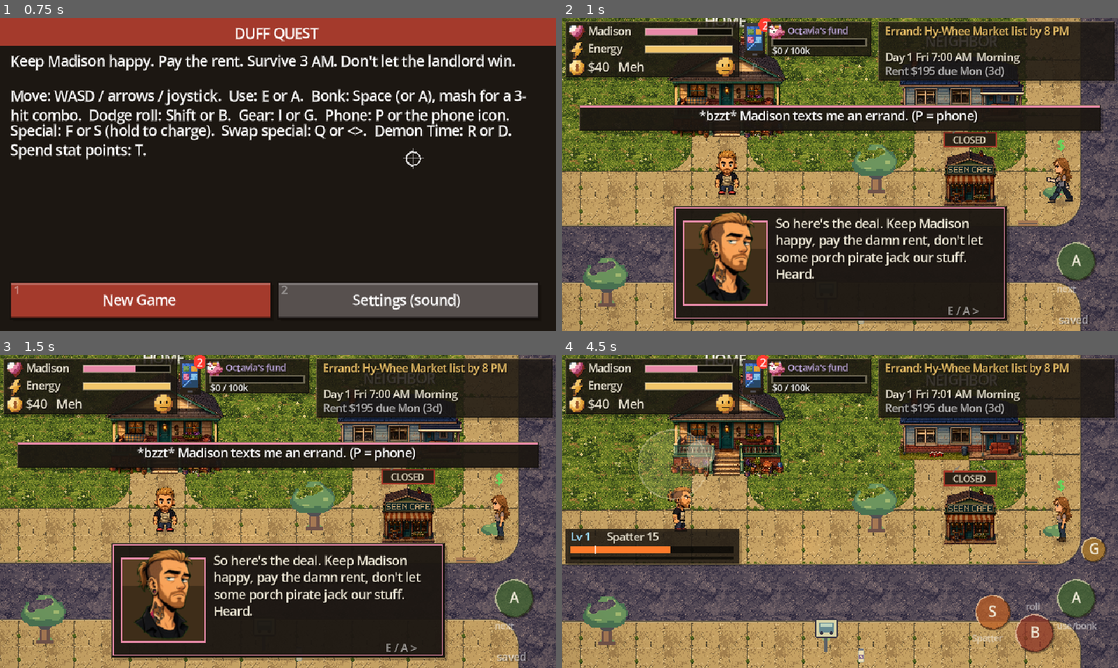
Above: before the commit, frames 1-4 (two rows, left to right).
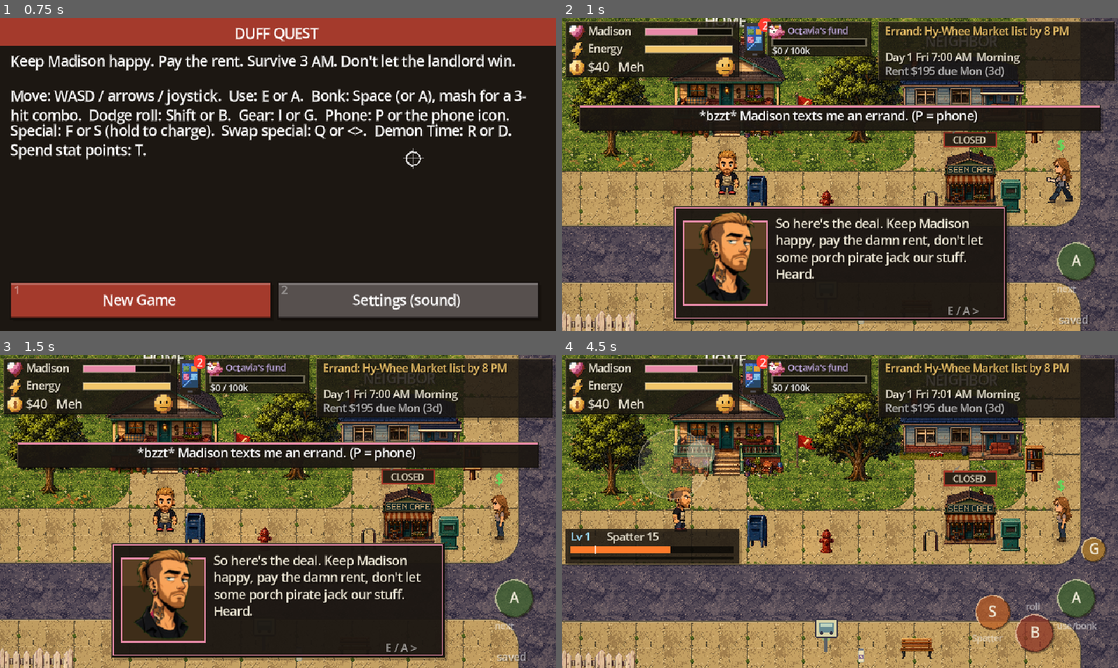
Above: after the commit, the same moments.

Repository: duffpowell-commits/duffquest
Game: Godot game, scene res://game.tscn
The game is run twice, just before and just after one commit, with the same random seed, the same clock (stepped at 60 frames per second) and the same inputs.
Inputs (mouse positions are in pixels of both pictures, inside the frame that each line leads up to):
- Up to frame 1 (0.75 s): tap Enter at 0.5 s; move the mouse to (400, 158) at 0.52 s; hold D (move_right) from 0.53 s (still down); hold E (interact) from 0.53 s (still down); click (400, 158) at 0.67 s
- Up to frame 2 (1 s): keep holding D (move_right); keep holding E (interact); tap 1 at 0.8 s
- Up to frame 3 (1.5 s): release D (move_right) at 1.25 s; release E (interact) at 1.25 s; drag from (166, 527) to (250, 574) at 1.27 s
- Up to frame 4 (4.5 s): move the mouse to (895, 442) at 2.02 s; hold D (move_right) 2.03-2.75 s; hold E (interact) 2.03-2.75 s; tap Enter at 2.1, 3.8 s; drag from (812, 574) to (673, 464) at 2.77 s; move the mouse to (1006, 558) at 3.52 s; hold A (move_left) 3.53-4.25 s; hold R (demon) 3.53-4.25 s; drag from (673, 464) to (756, 433) at 4.27 s

Frame 1 is identical in both runs. In frame 2, 5.9% of the frame differs, in the area x 0-91%, y 11-100%; in frame 3, 5.9%; in frame 4, 8.3%, in the area x 0-90%, y 12-100%.

Commit message:
Street dressing: Grok trees, props and fences on the town, depth-sorted with Duff
- tools/import_dressing.py keys/trims sd_* sprites (fences scaled 0.375), registers them,
  strips old trees/bushes from map_objects (bus-stop sign kept)
- data/town_dressing.json = placements; scripts/dressing.gd loads/draws, walls per item
- _draw_outside sorts storefronts + dressing by ground y; scripts/dressing_front.gd (z 1)
  draws what stands in front of Duff so he walks behind trees
- tools/dressing_check.gd: no wall on an interaction spot (moved hydrant, bench, brick run)
- tools/dressing_shot + dressing_sheet: depth renders

Co-Authored-By: Claude Opus 5.5 <noreply@anthropic.com>
Claude-Session: https://claude.ai/code/session_01V3sbxKfbU3qji6qHR4t25Q

Diff:
--- /dev/null
+++ b/data/town_dressing.json
@@ -0,0 +1,36 @@
+{
+  "_doc": "Street dressing on the town map (scripts/dressing.gd). p = ground contact point in world units (bottom centre; fences: left end of the run). s = scale. wall = blocks walking. Fence runs: n segments of 39 units, then an end post. Art: sd_* from tools/import_dressing.py.",
+  "objects": [
+    {"a": "sd_maple", "p": [28, 120], "tree": true},
+    {"a": "sd_oak", "p": [170, 112], "tree": true},
+    {"a": "sd_pine", "p": [468, 72], "tree": true},
+    {"a": "sd_pine", "p": [620, 58], "tree": true},
+    {"a": "sd_scraggly_ash", "p": [24, 350], "tree": true},
+    {"a": "sd_maple", "p": [437, 352], "tree": true},
+    {"a": "sd_pine", "p": [176, 290], "tree": true},
+    {"a": "sd_lilac", "p": [622, 336], "s": 0.7},
+    {"a": "sd_hedge", "p": [78, 332], "s": 0.6, "wall": [30, 5]},
+    {"a": "sd_hedge", "p": [124, 332], "s": 0.6, "wall": [30, 5]},
+    {"a": "sd_scattered_leaves", "p": [42, 126]},
+    {"a": "sd_scattered_leaves", "p": [450, 357]},
+    {"a": "sd_mailbox", "p": [112, 150], "wall": [8, 4]},
+    {"a": "sd_football_fan_flag", "p": [140, 104]},
+    {"a": "sd_little_free_library", "p": [272, 112], "wall": [8, 4]},
+    {"a": "sd_bike_rack", "p": [212, 152], "wall": [8, 3]},
+    {"a": "sd_newspaper_box", "p": [258, 152], "wall": [8, 4]},
+    {"a": "sd_fire_hydrant", "p": [152, 153], "wall": [6, 4]},
+    {"a": "sd_fire_hydrant", "p": [352, 224], "wall": [6, 4]},
+    {"a": "sd_fire_hydrant", "p": [458, 224], "wall": [6, 4]},
+    {"a": "sd_recycling_bin", "p": [484, 116], "wall": [10, 4]},
+    {"a": "sd_bus_bench", "p": [204, 214], "wall": [16, 4]},
+    {"a": "sd_pothole_cone", "p": [256, 268]},
+    {"a": "sd_shopping_cart", "p": [291, 338], "wall": [10, 4]}
+  ],
+  "fences": [
+    {"kind": "privacy_wood", "p": [0, 30], "n": 6},
+    {"kind": "chain_link", "p": [392, 30], "n": 6},
+    {"kind": "white_picket", "p": [0, 237], "n": 1},
+    {"kind": "red_brick", "p": [50, 359], "n": 2},
+    {"kind": "red_brick", "p": [480, 359], "n": 4}
+  ]
+}
--- a/scripts/art_manifest.gd
+++ b/scripts/art_manifest.gd
@@ -2,6 +2,40 @@
 
 # ORIGINAL Style A HD art; generated metadata. Logical coordinates unchanged.
 const ASSETS = {
+  "sd_bike_rack": {"w": 19, "h": 25, "cell": [19, 25], "origin": [9, 25], "s": 2},
+  "sd_bus_bench": {"w": 39, "h": 24, "cell": [39, 24], "origin": [19, 24], "s": 2},
+  "sd_chain_link_corner": {"w": 96, "h": 96, "cell": [96, 96], "origin": [6, 87], "s": 2},
+  "sd_chain_link_end": {"w": 96, "h": 96, "cell": [96, 96], "origin": [6, 87], "s": 2},
+  "sd_chain_link_gate": {"w": 96, "h": 96, "cell": [96, 96], "origin": [6, 87], "s": 2},
+  "sd_chain_link_straight": {"w": 96, "h": 96, "cell": [96, 96], "origin": [6, 87], "s": 2},
+  "sd_fire_hydrant": {"w": 17, "h": 28, "cell": [17, 28], "origin": [8, 28], "s": 2},
+  "sd_football_fan_flag": {"w": 24, "h": 42, "cell": [24, 42], "origin": [12, 42], "s": 2},
+  "sd_hedge": {"w": 112, "h": 47, "cell": [112, 47], "origin": [56, 47], "s": 2},
+  "sd_lilac": {"w": 83, "h": 76, "cell": [83, 76], "origin": [41, 76], "s": 2},
+  "sd_little_free_library": {"w": 22, "h": 42, "cell": [22, 42], "origin": [11, 42], "s": 2},
+  "sd_mailbox": {"w": 23, "h": 38, "cell": [23, 38], "origin": [11, 38], "s": 2},
+  "sd_maple": {"w": 96, "h": 112, "cell": [96, 112], "origin": [48, 112], "s": 2},
+  "sd_newspaper_box": {"w": 23, "h": 38, "cell": [23, 38], "origin": [11, 38], "s": 2},
+  "sd_oak": {"w": 108, "h": 108, "cell": [108, 108], "origin": [54, 108], "s": 2},
+  "sd_pine": {"w": 64, "h": 112, "cell": [64, 112], "origin": [32, 112], "s": 2},
+  "sd_political_sun_sign": {"w": 31, "h": 30, "cell": [31, 30], "origin": [15, 30], "s": 2},
+  "sd_pothole_cone": {"w": 17, "h": 24, "cell": [17, 24], "origin": [8, 24], "s": 2},
+  "sd_privacy_wood_corner": {"w": 96, "h": 96, "cell": [96, 96], "origin": [6, 87], "s": 2},
+  "sd_privacy_wood_end": {"w": 96, "h": 96, "cell": [96, 96], "origin": [6, 87], "s": 2},
+  "sd_privacy_wood_gate": {"w": 96, "h": 96, "cell": [96, 96], "origin": [6, 87], "s": 2},
+  "sd_privacy_wood_straight": {"w": 96, "h": 96, "cell": [96, 96], "origin": [6, 87], "s": 2},
+  "sd_recycling_bin": {"w": 28, "h": 38, "cell": [28, 38], "origin": [14, 38], "s": 2},
+  "sd_red_brick_corner": {"w": 96, "h": 96, "cell": [96, 96], "origin": [6, 87], "s": 2},
+  "sd_red_brick_end": {"w": 96, "h": 96, "cell": [96, 96], "origin": [6, 87], "s": 2},
+  "sd_red_brick_gate": {"w": 96, "h": 96, "cell": [96, 96], "origin": [6, 87], "s": 2},
+  "sd_red_brick_straight": {"w": 96, "h": 96, "cell": [96, 96], "origin": [6, 87], "s": 2},
+  "sd_scattered_leaves": {"w": 44, "h": 13, "cell": [44, 13], "origin": [22, 13], "s": 2},
+  "sd_scraggly_ash": {"w": 99, "h": 112, "cell": [99, 112], "origin": [49, 112], "s": 2},
+  "sd_shopping_cart": {"w": 22, "h": 32, "cell": [22, 32], "origin": [11, 32], "s": 2},
+  "sd_white_picket_corner": {"w": 96, "h": 96, "cell": [96, 96], "origin": [6, 87], "s": 2},
+  "sd_white_picket_end": {"w": 96, "h": 96, "cell": [96, 96], "origin": [6, 87], "s": 2},
+  "sd_white_picket_gate": {"w": 96, "h": 96, "cell": [96, 96], "origin": [6, 87], "s": 2},
+  "sd_white_picket_straight": {"w": 96, "h": 96, "cell": [96, 96], "origin": [6, 87], "s": 2},
   "sf_home": {"w": 220, "h": 140, "cell": [220, 140], "origin": [0, 0], "s": 2},
   "sf_neighbor": {"w": 160, "h": 120, "cell": [160, 120], "origin": [0, 0], "s": 2},
   "sf_kwik": {"w": 260, "h": 140, "cell": [260, 140], "origin": [0, 0], "s": 2},
--- /dev/null
+++ b/scripts/dressing.gd
@@ -0,0 +1,55 @@
+extends RefCounted
+## Town street dressing (Grok, Nov 8): trees, clutter and fences from data/town_dressing.json.
+## Items are drawn depth-sorted: anything whose ground point is above Duff's feet is drawn by
+## main._draw_outside (behind him), the rest by DressingFront (a z_index 1 overlay, in front).
+
+const Art: = preload("res://scripts/art.gd")
+const FENCE_SEG: = 39.0   # world units per fence segment (tools/import_dressing.py FENCE_STRIDE / 2)
+
+## [{a, p, s, wall (Rect2 or null), tree}] sorted by ground y.
+static func load_items(path: String = "res://data/town_dressing.json") -> Array:
+	var d: Variant = JSON.parse_string(FileAccess.get_file_as_string(path))
+	var out: Array = []
+	if typeof(d) != TYPE_DICTIONARY:
+		push_error("dressing: bad " + path)
+		return out
+	for o in d.get("objects", []):
+		var p: = Vector2(float(o["p"][0]), float(o["p"][1]))
+		var wall: Variant = null
+		if o.get("tree", false):
+			wall = Rect2(p - Vector2(4, 5), Vector2(8, 5))
+		elif o.has("wall"):
+			var ws: = Vector2(float(o["wall"][0]), float(o["wall"][1]))
+			wall = Rect2(p - Vector2(ws.x / 2.0, ws.y), ws)
+		out.append({"a": str(o["a"]), "p": p, "s": float(o.get("s", 1.0)), "wall": wall, "tree": bool(o.get("tree", false))})
+	for f in d.get("fences", []):
+		var p0: = Vector2(float(f["p"][0]), float(f["p"][1]))
+		var n: = int(f["n"])
+		var kind: = str(f["kind"])
+		for i in n:
+			out.append({"a": "sd_%s_straight" % kind, "p": p0 + Vector2(i * FENCE_SEG, 0), "s": 1.0, "wall": null, "tree": false})
+		out.append({"a": "sd_%s_end" % kind, "p": p0 + Vector2(n * FENCE_SEG - FENCE_SEG / 2.0 + 1.0, 0), "s": 1.0, "wall": null, "tree": false, "end": true})
+		out.append({"a": "", "p": p0, "s": 1.0, "wall": Rect2(p0 - Vector2(0, 5), Vector2(n * FENCE_SEG + 4.0, 5)), "tree": false})
+	out.sort_custom(func(x, y): return x["p"].y < y["p"].y)
+	return out
+
+static func tree_points(items: Array) -> Array:
+	var pts: Array = []
+	for it in items:
+		if it["tree"]:
+			pts.append(it["p"] - Vector2(0, 5))
+	return pts
+
+static func draw_item(ci: CanvasItem, it: Dictionary, mod: Color = Color.WHITE) -> void:
+	if str(it["a"]) == "":
+		return
+	var p: Vector2 = it["p"]
+	if it.get("end", false):
+		p -= Vector2(FENCE_SEG / 2.0 - 1.0, 0)   # end post art sits mid-cell
+	Art.image(ci, str(it["a"]), p, mod, float(it["s"]))
+
+## Items whose ground point is at or above feet_y (behind Duff), or below it when front is true.
+static func draw_layer(ci: CanvasItem, items: Array, feet_y: float, front: bool, mod: Color = Color.WHITE) -> void:
+	for it in items:
+		if (it["p"].y > feet_y) == front:
+			draw_item(ci, it, mod)
--- /dev/null
+++ b/scripts/dressing_front.gd
@@ -0,0 +1,17 @@
+extends Node2D
+## Draws the street dressing that stands in front of Duff (see dressing.gd). Child of main, z 1.
+
+const Dressing: = preload("res://scripts/dressing.gd")
+var m: Node
+
+func _process(_d: float) -> void:
+	queue_redraw()
+
+func _draw() -> void:
+	if m == null or m.player == null or m.location != "outside":
+		return
+	var ph: String = m.phase()
+	var mod: = Color.WHITE
+	if ph == "Night" or ph == "Evening":
+		mod = Color.WHITE.lerp(Color(0.05, 0.05, 0.2), 0.35 if ph == "Night" else 0.15)
+	Dressing.draw_layer(self, m.dressing, m.player.position.y + 10.0, true, mod)
--- a/scripts/main.gd
+++ b/scripts/main.gd
@@ -7,6 +7,7 @@
 const TouchScript: = preload("res://scripts/touch_controls.gd")
 const IsoTest: = preload("res://scripts/iso/iso_test.gd")
 const Ground: = preload("res://scripts/ground.gd")
+const Dressing: = preload("res://scripts/dressing.gd")
 const ShiftScript: = preload("res://scripts/shift.gd")
 const CatScript: = preload("res://scripts/cat.gd")
 const SaveGame: = preload("res://scripts/save_game.gd")
@@ -191,7 +192,9 @@
 	{"r": GROC_R, "c": Color("#c8323a"), "n": "{GROCERY}", "art": "sf_hywhee", "errand": "grocery" },
 	{"r": PLASMA_R, "c": Color("#c05a6a"), "n": "{PLASMA_SIGN}", "art": "sf_plazmart", "small": true },
 ]
-var trees: = [Vector2(180, 140), Vector2(20, 340), Vector2(445, 340), Vector2(605, 150), Vector2(25, 205)]
+## street dressing (data/town_dressing.json); trees = trunk points, used for spawn spacing
+var dressing: Array = Dressing.load_items()
+var trees: Array = Dressing.tree_points(dressing)
 
 var skip_title: = false
 var life_events: = true
@@ -337,8 +340,9 @@
 	for b in buildings:
 		b["vis"] = _art_rect(b)
 		_add_wall(Rect2(b["vis"].position, Vector2(b["vis"].size.x, b["r"].end.y - b["vis"].position.y)))
-	for tr in trees:
-		_add_wall(Rect2(tr - Vector2(4, 0), Vector2(8, 6)))
+	for it in dressing:
+		if it["wall"] != null:
+			_add_wall(it["wall"])
 	_add_wall(Rect2(-10, -10, WORLD.x + 20, 10))
 	_add_wall(Rect2(-10, WORLD.y, WORLD.x + 20, 10))
 	_add_wall(Rect2(-10, 0, 10, WORLD.y))
@@ -366,6 +370,10 @@
 	player.position = OUTSIDE_SPAWN
 	player.attacked.connect(_on_player_attack)
 	add_child(player)
+	var dfront: = preload("res://scripts/dressing_front.gd").new()
+	dfront.m = self
+	dfront.z_index = 1
+	add_child(dfront)
 	cam = Camera2D.new()
 	cam.position_smoothing_enabled = false
 	cam.zoom = Vector2(UI_SCALE, UI_SCALE)
@@ -1954,13 +1962,27 @@
 func _draw_outside() -> void:
 	var f: = ThemeDB.fallback_font
 
-	# ground is built from Grok's tiles (data/town_ground.txt); map_objects = the old map's
-	# trees/props (tools/extract_map_objects.py); old buildings cleared by tools/import_storefronts.py
+	# ground is built from Grok's tiles (data/town_ground.txt); map_objects now only holds the old
+	# bus-stop sign (trees/props replaced by street dressing, tools/import_dressing.py)
 	var gt: = Ground.texture()
 	draw_texture_rect(gt, Rect2(Ground.origin() / 2.0, gt.get_size() / 2.0), false)
 	Art.image(self, "map_objects", Vector2.ZERO)
 	# storefronts (Grok, Nov 8): one sprite per footprint, drawn at the rect; shut places get dimmed
+	# street dressing (Grok, Nov 8) is depth-sorted with them; what stands in front of Duff is drawn
+	# by the DressingFront overlay instead (scripts/dressing_front.gd)
+	var feet: = player.position.y + 10.0 if player and location == "outside" else 1e9
+	var layer: Array = []
 	for b in buildings:
+		layer.append([(b["r"] as Rect2).end.y, b])
+	for it in dressing:
+		if it["p"].y <= feet:
+			layer.append([it["p"].y, it])
+	layer.sort_custom(func(x, y): return x[0] < y[0])
+	for e in layer:
+		var b: Dictionary = e[1]
+		if not b.has("r"):
+			Dressing.draw_item(self, b)
+			continue
 		var r: Rect2 = b["r"]
 		var shut: bool = (b.has("story") and not story_beaten(str(b["story"])) and not story_available(str(b["story"]))) or (b.has("errand") and not Errands.is_open(str(b["errand"]), clock))
 		Art.image(self, str(b.get("art", "")), r.position, Color(0.72, 0.72, 0.78) if shut else Color.WHITE)
--- /dev/null
+++ b/tools/dressing_check.gd
@@ -0,0 +1,27 @@
+extends SceneTree
+## Lists street-dressing walls that sit on top of an outdoor interaction spot (doors, Brittany,
+## bus stops, the Ensure, raccoon spots...). Run after editing data/town_dressing.json:
+##   godot --headless --path . --script tools/dressing_check.gd
+## Prints "dressing_check: OK" or one line per clash; exits 1 on clashes.
+
+func _initialize() -> void:
+	var m: Node = load("res://main.tscn").instantiate()
+	root.add_child(m)
+	await process_frame
+	var spots: Array = m.interactables()
+	spots.append({"id": "ensure", "pos": m.ENSURE_POS, "r": 10.0})
+	var bad: = 0
+	for it in m.dressing:
+		if it["wall"] == null:
+			continue
+		var w: Rect2 = it["wall"]
+		for s in spots:
+			var p: Vector2 = s["pos"]
+			if p.y > 360.0:
+				continue
+			# a spot needs a clear patch around it to stand on
+			if w.grow(6.0).has_point(p) or w.grow(float(s["r"]) * 0.6).has_point(p):
+				print("clash: %s wall %s vs %s at %s" % [it["a"], w, s["id"], p])
+				bad += 1
+	print("dressing_check: OK" if bad == 0 else "dressing_check: %d clashes" % bad)
+	quit(1 if bad else 0)
--- /dev/null
+++ b/tools/dressing_shot.gd
@@ -0,0 +1,58 @@
+extends Node
+## Depth check for the street dressing: puts Duff behind / in front of a few trees and props
+## (boots game.tscn like the smoke test) and saves a frame each to /tmp/dressing/.
+##   xvfb-run -a godot --path . --rendering-driver opengl3 res://tools/dressing_shot.tscn
+## then: python3 tools/dressing_sheet.py -> docs/renders/street_dressing_depth.png
+
+const OUT: = "/tmp/dressing/"
+const SPOTS: = [
+	["oak_behind", Vector2(166, 96)], ["oak_front", Vector2(160, 120)],
+	["pine_behind", Vector2(176, 272)], ["pine_front", Vector2(184, 298)],
+	["maple_behind", Vector2(437, 336)], ["night_front", Vector2(160, 120)],
+]
+
+var frame: = 0
+var game: Node
+var m: Node
+var i: = 0
+var wait: = 0
+
+func _ready() -> void:
+	DirAccess.make_dir_recursive_absolute(OUT)
+	game = load("res://game.tscn").instantiate()
+	add_child(game)
+
+func _key(k: int) -> void:
+	for p in [true, false]:
+		var e: = InputEventKey.new()
+		e.keycode = k
+		e.physical_keycode = k
+		e.pressed = p
+		Input.parse_input_event(e)
+
+func _process(_d: float) -> void:
+	frame += 1
+	if frame in [40, 80, 110, 140]:
+		_key(KEY_1 if frame == 40 else KEY_ENTER)
+	if frame < 200:
+		return
+	if m == null:
+		m = game.get_child(0).get_child(0).get_child(0)
+	if wait > 0:
+		wait -= 1
+		if wait == 0:
+			get_viewport().get_texture().get_image().save_png(OUT + str(SPOTS[i - 1][0]) + ".png")
+		return
+	if i >= SPOTS.size():
+		print("dressing_shot: done")
+		get_tree().quit()
+		return
+	m.close_overlay()
+	m.dialog.clear()
+	m.toast_t = 0.0
+	if str(SPOTS[i][0]).begins_with("night"):
+		m.clock = 22 * 60.0
+	m.player.position = SPOTS[i][1]
+	m._set_camera()
+	i += 1
+	wait = 20
--- /dev/null
+++ b/tools/dressing_shot.tscn
@@ -0,0 +1,6 @@
+[gd_scene load_steps=2 format=3]
+
+[ext_resource type="Script" path="res://tools/dressing_shot.gd" id="1"]
+
+[node name="DressingShot" type="Node"]
+script = ExtResource("1")
Not shown, changed: assets/art/manifest.json
Binary file changed: assets/art/map_objects.png
Binary file added: assets/art/sd_bike_rack.png
Not shown, added: assets/art/sd_bike_rack.png.import
Binary file added: assets/art/sd_bus_bench.png
Not shown, added: assets/art/sd_bus_bench.png.import
Binary file added: assets/art/sd_chain_link_corner.png
Not shown, added: assets/art/sd_chain_link_corner.png.import
Binary file added: assets/art/sd_chain_link_end.png
Not shown, added: assets/art/sd_chain_link_end.png.import
Binary file added: assets/art/sd_chain_link_gate.png
Not shown, added: assets/art/sd_chain_link_gate.png.import
(and 64 more such lines)
